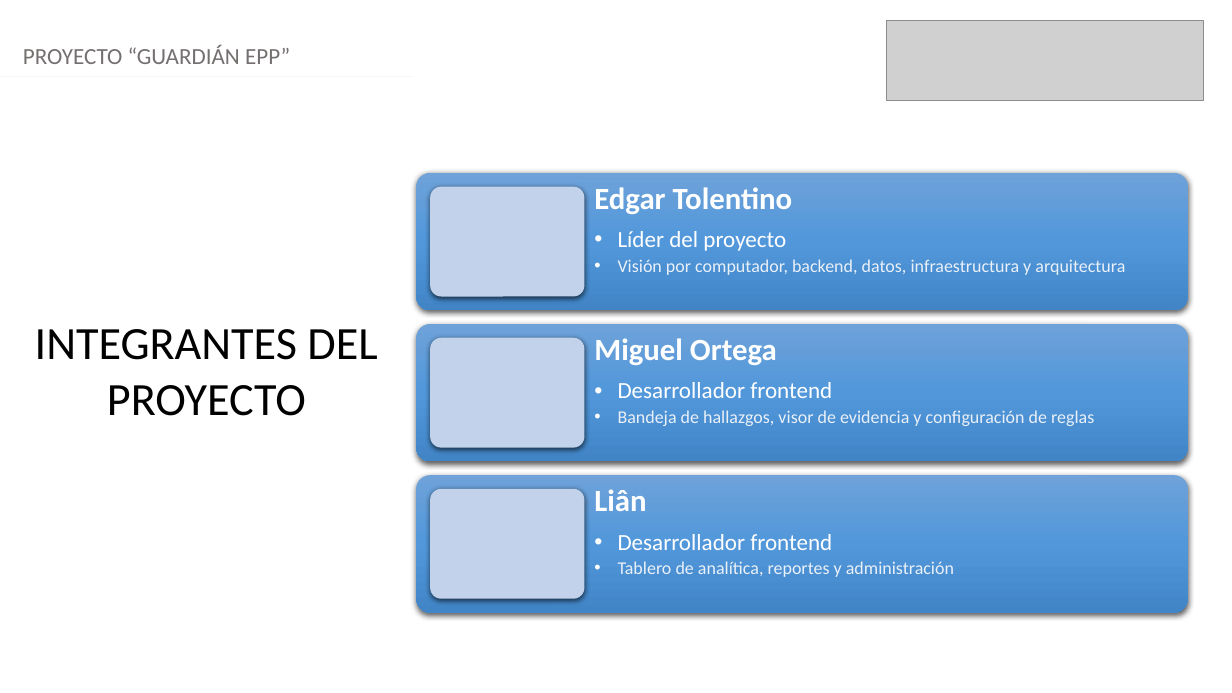
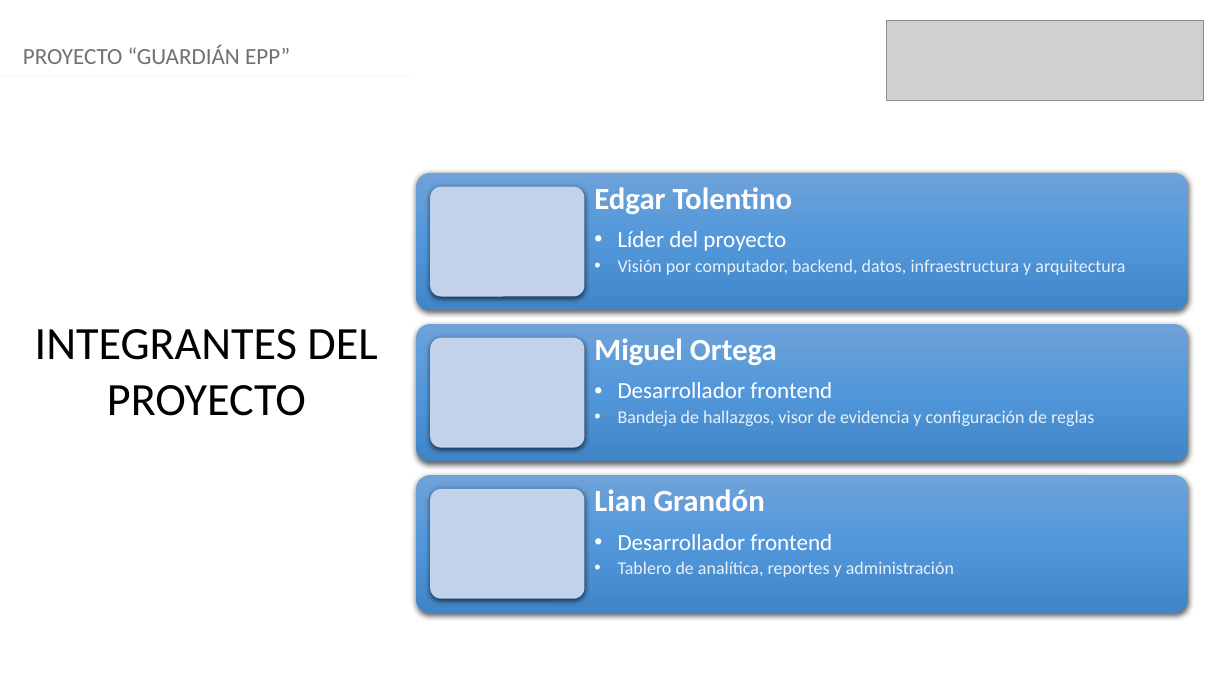
Before and after one commit to EdgarTolentino/proyecto-capstone-2026, a slide deck: slide 2 of Fase 1/Evidencias Grupales/Presentación Proyecto.pptx. Drawn at 1232x693 pixels with LibreOffice and Linux fonts; fonts in the diff are those of the drawing; grey boxes stand for pictures. Boxes give left, top, right and bottom in pixels: in the first picture for what was removed or moved away, otherwise in the second. Text is boxed around its words. In the diff, an @@ line names an element or a change of style, - is before the commit and + after.

```diff
--- a/Fase 1/Evidencias Grupales/Presentación Proyecto.pptx
+++ b/Fase 1/Evidencias Grupales/Presentación Proyecto.pptx
@@ text at [594,489,765,511]: text changed @@
-Liân
+Lian Grandón
```
Also in this commit, not shown: 1 other slide changed, 1 other file.
